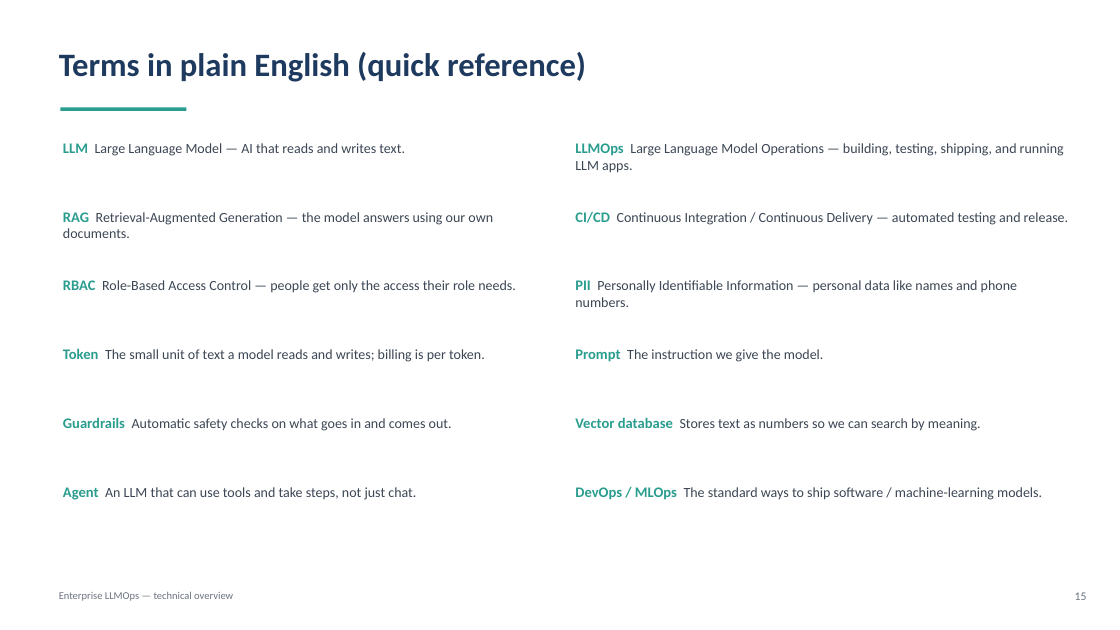
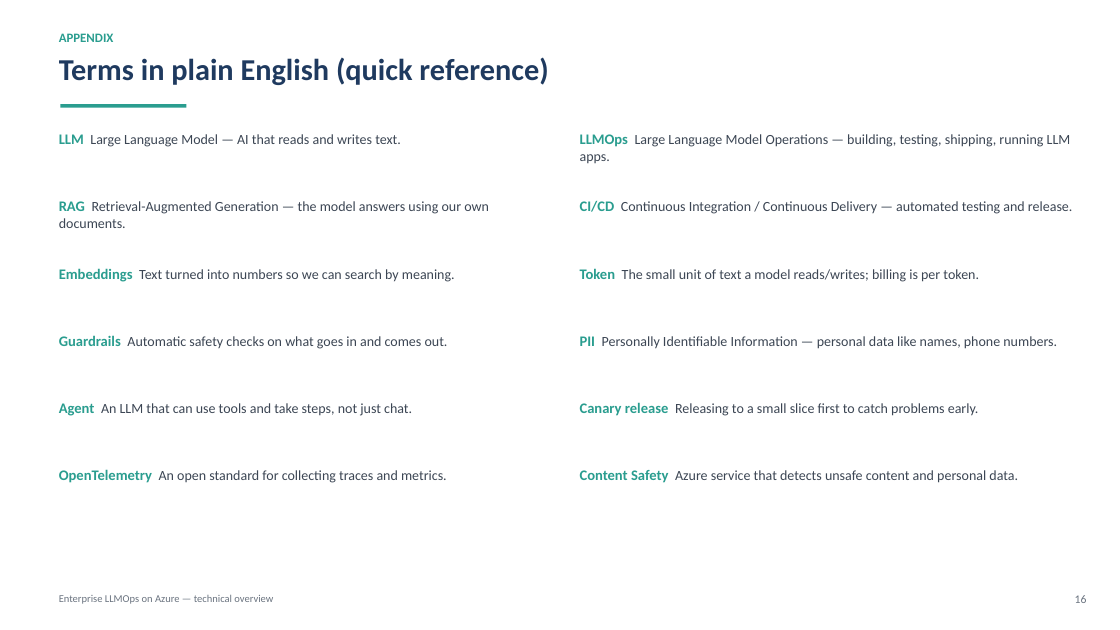
Before and after one commit to shyamanugu/LLMOps, a slide deck: slide 16 of presentation/LLMOps-Framework-Technical.pptx (slide 15 before the commit). Drawn at 1120x630 pixels with LibreOffice and Linux fonts; fonts in the diff are those of the drawing. Boxes give left, top, right and bottom in pixels: in the first picture for what was removed or moved away, otherwise in the second. Text is boxed around its words. In the diff, an @@ line names an element or a change of style, - is before the commit and + after.

```diff
--- a/presentation/LLMOps-Framework-Technical.pptx
+++ b/presentation/LLMOps-Framework-Technical.pptx
@@ text "Terms in plain English (quick ..." at bbox=[59, 57, 548, 85]: size 28 to 26 pt @@
@@ text added at bbox=[59, 33, 114, 42], 11 pt, text #2A9D8F, bold @@
+APPENDIX
@@ rectangle: place and size @@
-rectangle at bbox=[60, 108, 187, 111]
+rectangle at bbox=[60, 104, 187, 108]
@@ text "LLM Large Language Model — ...": place and size @@
-text "LLM Large Language Model — ..." at bbox=[63, 143, 405, 156]
+text "LLM Large Language Model — ..." at bbox=[59, 134, 401, 147]
@@ text at bbox=[580, 134, 1071, 163]: text changed @@
-LLMOps Large Language Model Operations — building, testing, shipping, and running LLM apps.
+LLMOps Large Language Model Operations — building, testing, shipping, running LLM apps.
@@ text "RAG Retrieval-Augmented Generation — the ...": place and size @@
-text "RAG Retrieval-Augmented Generation — the ..." at bbox=[63, 212, 493, 238]
+text "RAG Retrieval-Augmented Generation — the ..." at bbox=[59, 201, 489, 228]
@@ text "CI/CD Continuous Integration / Continuous ...": place and size @@
-text "CI/CD Continuous Integration / Continuous ..." at bbox=[575, 211, 1068, 225]
+text "CI/CD Continuous Integration / Continuous ..." at bbox=[580, 201, 1072, 214]
@@ text at bbox=[59, 268, 455, 282]: text changed @@
-Vector database Stores text as numbers so we can search by meaning.
+Embeddings Text turned into numbers so we can search by meaning.
@@ text at bbox=[580, 268, 979, 282]: text changed @@
-Token The small unit of text a model reads and writes; billing is per token.
+Token The small unit of text a model reads/writes; billing is per token.
@@ text removed at bbox=[63, 280, 516, 293] @@
-RBAC Role-Based Access Control — people get only the access their role needs.
@@ text "Guardrails Automatic safety checks on ...": place and size @@
-text "Guardrails Automatic safety checks on ..." at bbox=[63, 417, 452, 431]
+text "Guardrails Automatic safety checks on ..." at bbox=[59, 335, 448, 349]
@@ text removed at bbox=[575, 349, 824, 362] @@
-Prompt The instruction we give the model.
@@ text at bbox=[580, 336, 1057, 349]: text changed @@
-PII Personally Identifiable Information — personal data like names and phone numbers.
+PII Personally Identifiable Information — personal data like names, phone numbers.
@@ text "Agent An LLM that can ...": place and size @@
-text "Agent An LLM that can ..." at bbox=[63, 487, 416, 500]
+text "Agent An LLM that can ..." at bbox=[59, 403, 412, 416]
@@ text added at bbox=[580, 402, 979, 416], 12 pt, text #3C4654 @@
+Canary release Releasing to a small slice first to catch problems early.
@@ text added at bbox=[59, 469, 447, 483], 12 pt, text #3C4654 @@
+OpenTelemetry An open standard for collecting traces and metrics.
@@ text added at bbox=[580, 470, 1018, 483], 12 pt, text #3C4654 @@
+Content Safety Azure service that detects unsafe content and personal data.
@@ text removed at bbox=[575, 487, 1042, 500] @@
-DevOps / MLOps The standard ways to ship software / machine-learning models.
@@ text at bbox=[59, 595, 273, 604]: text changed @@
-Enterprise LLMOps — technical overview
+Enterprise LLMOps on Azure — technical overview
@@ text removed at bbox=[1075, 592, 1087, 600] @@
-15
@@ text added at bbox=[1075, 595, 1087, 603], 10 pt, text #6B7480 @@
+16
```
Also in this commit, not shown: 6 other slides changed, 9 slides added, 8 slides removed, 1 other file.
